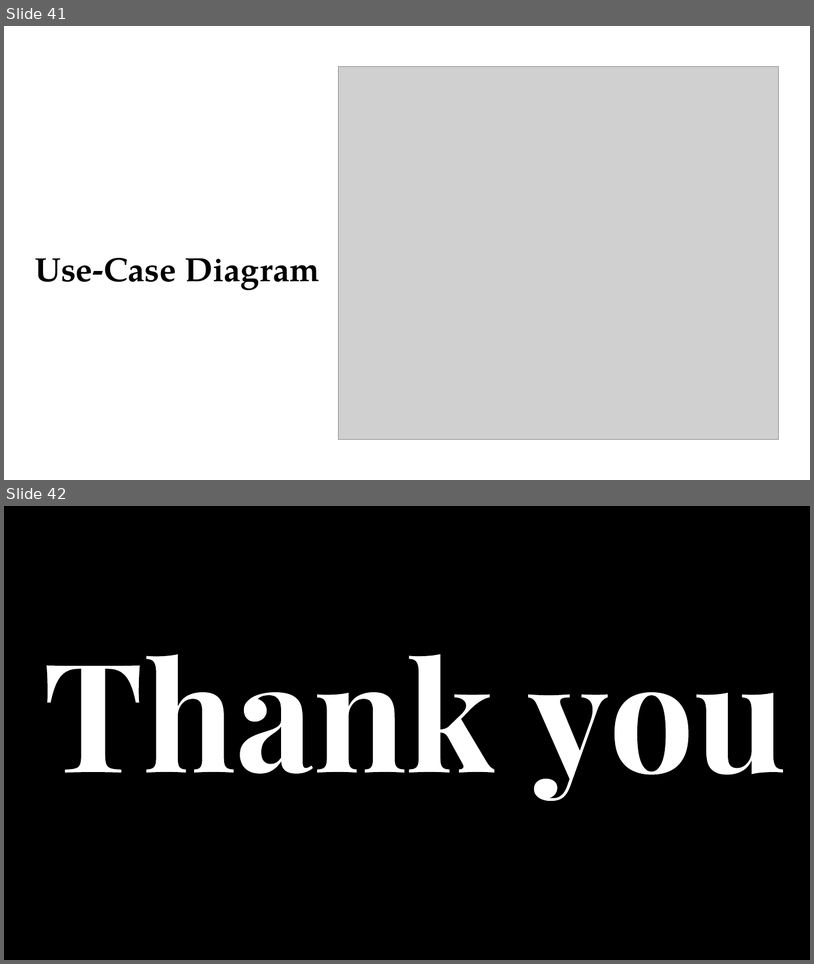
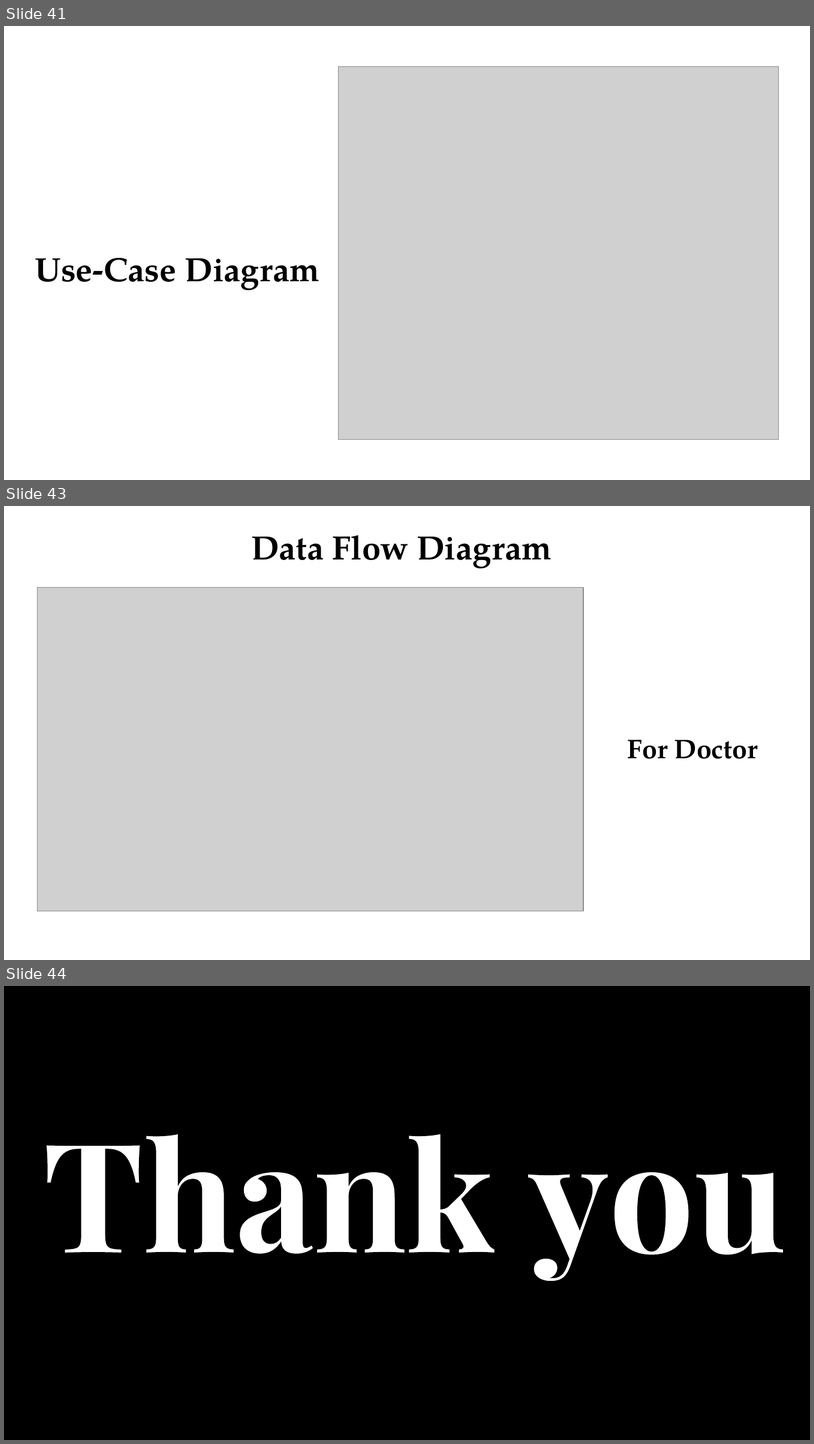
Before and after one commit to IntelligentBeaver/Doctor-Appointment-System, a slide deck: [MISC]/Slides/[Final] Project First Presentation.pptx. Shown one above the other, each under a label of ours: slides 41 and 42 before the commit, slides 41, 43 and 44 after it; the slides between them are not shown. The pictures are 814x964 and 814x1444 pixels, drawn with LibreOffice and Linux fonts; fonts in the diff are those of the drawing; grey boxes stand for pictures; background and template pictures are left out. Boxes give left, top, right and bottom in pixels: in the first picture for what was removed or moved away, otherwise in the second. Text is boxed around its words. In the diff, an @@ line names an element or a change of style, - is before the commit and + after.

Commit message:
Updated dfd diagrams

```diff
--- a/[MISC]/Slides/[Final] Project First Presentation.pptx
+++ b/[MISC]/Slides/[Final] Project First Presentation.pptx
@@ slide 43 added at [4,506,810,960], background #FFFFFF @@
@@ text added at [251,535,552,568], 40 pt, text #000000, bold @@
+Data Flow Diagram
@@ picture added at [37,588,584,911] @@
@@ text added at [628,739,758,759], 32 pt, text #000000, bold @@
+For Doctor
@@ what was slide 42 is now slide 44 @@
```
Also in this commit, not shown: 1 slide changed, 1 other slide added, 3 other files.
